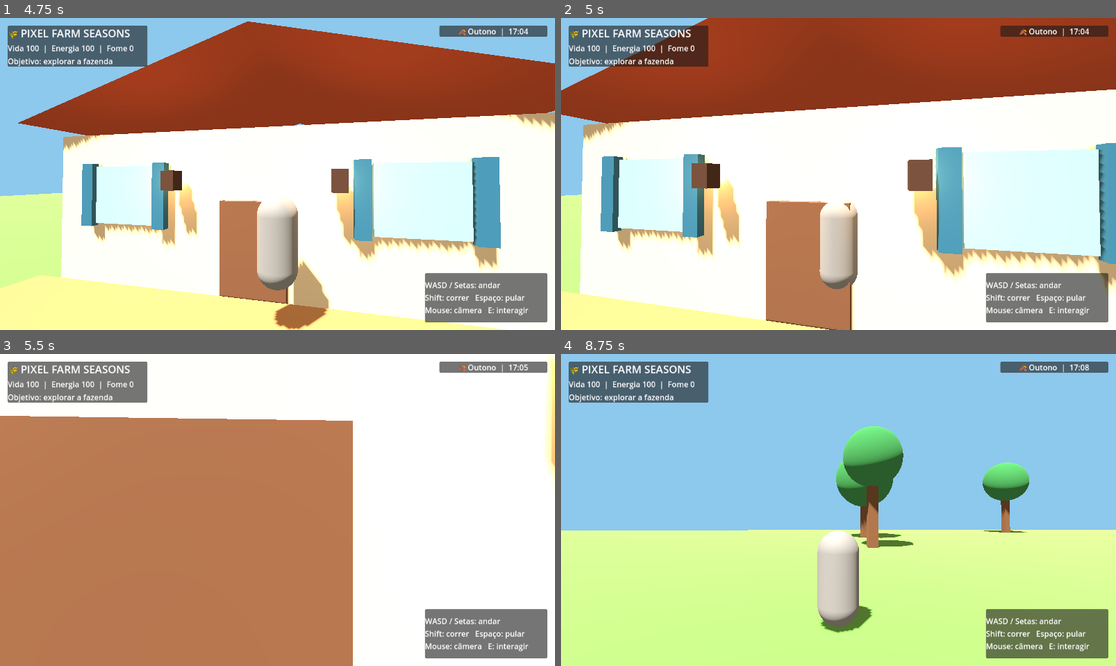
Above: before the commit, frames 1-4 (two rows, left to right).
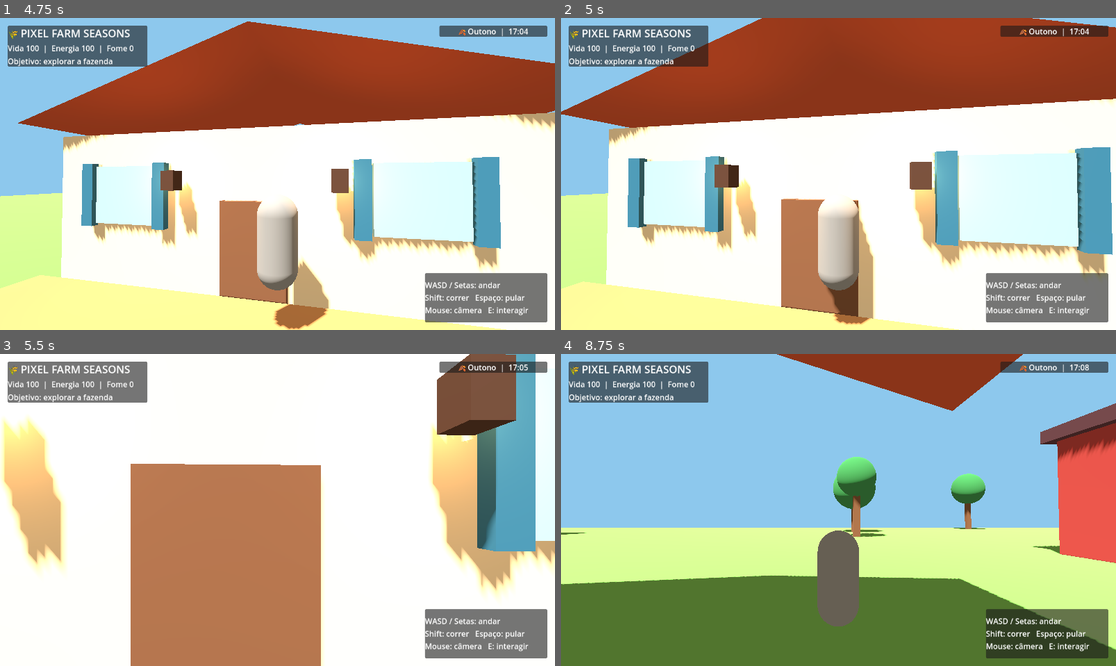
Above: after the commit, the same moments.

Repository: juniordev830/pixel-farm-seasons
Game: Godot game, scene res://main.tscn
Same seed, same stepped clock (60 frames per second), same inputs: the game is played once before the commit and once after it.
Inputs (mouse positions are in pixels of both pictures, inside the frame that each line leads up to):
- Up to frame 1 (4.75 s): tap Enter (ui_accept) at 0.5, 0.77, 1.52, 3.02, 3.77, 4.52 s; move the mouse to (305, 174) at 0.52 s; hold Shift 0.53-1.28 s; hold Up (ui_up) from 0.53 s (still down); move the mouse to (249, 174) at 1.27 s; tap E at 1.35, 3.6 s; move the mouse to (288, 167) at 2.02 s; hold Space 2.03-2.78 s; move the mouse to (271, 180) at 2.77 s; tap Shift at 2.85 s; move the mouse to (316, 177) at 3.52 s; move the mouse to (233, 170) at 4.27 s; tap Space at 4.35 s
- Up to frame 2 (5 s): keep holding Up (ui_up)
- Up to frame 3 (5.5 s): keep holding Up (ui_up); move the mouse to (283, 510) at 5.02 s; hold Shift from 5.03 s (still down)
- Up to frame 4 (8.75 s): move the mouse to (816, 503) at 5.77 s; release Up (ui_up) at 5.78 s; release Shift at 5.78 s; hold Right (ui_right) 5.78-6.53 s; tap E at 5.85, 8.1 s; tap Enter (ui_accept) at 6.02, 6.77, 7.52 s; move the mouse to (866, 510) at 6.52 s; hold Space 6.53-7.28 s; hold Up (ui_up) from 6.53 s (still down); move the mouse to (810, 510) at 7.27 s; tap Shift at 7.35 s; move the mouse to (849, 503) at 8.02 s

Frame 1 is identical in both runs. In frame 2, 23% of the frame differs, in the area x 0-100%, y 0-100%; in frame 3, 42%; in frame 4, 39%.
Error in both runs: Invalid access to property or key 'environment' on a base object of type 'null instance'. (res://day_night_controller.gd:46)

Commit message:
feat: integrate farmhouse and barn collision shells

Diff:
--- a/godot/main.tscn
+++ b/godot/main.tscn
@@ -7,6 +7,8 @@
 [ext_resource type="Script" path="res://day_night_controller.gd" id="5"]
 [ext_resource type="Script" path="res://farm_hud.gd" id="6"]
 [ext_resource type="Script" path="res://farmhouse_details.gd" id="7"]
+
+[ext_resource type="Script" path="res://building_collision.gd" id="8"]
 
 [node name="Main" type="Node3D"]
 
@@ -22,6 +24,9 @@
 [node name="GroundCollision" type="StaticBody3D" parent="."]
 script = ExtResource("4")
 
+[node name="BuildingCollision" type="StaticBody3D" parent="."]
+script = ExtResource("8")
+
 [node name="Player" parent="." instance=ExtResource("1")]
 position = Vector3(0, 1.3, 12)
 
Not shown: 1 places in godot/main.tscn that only renumber resources
